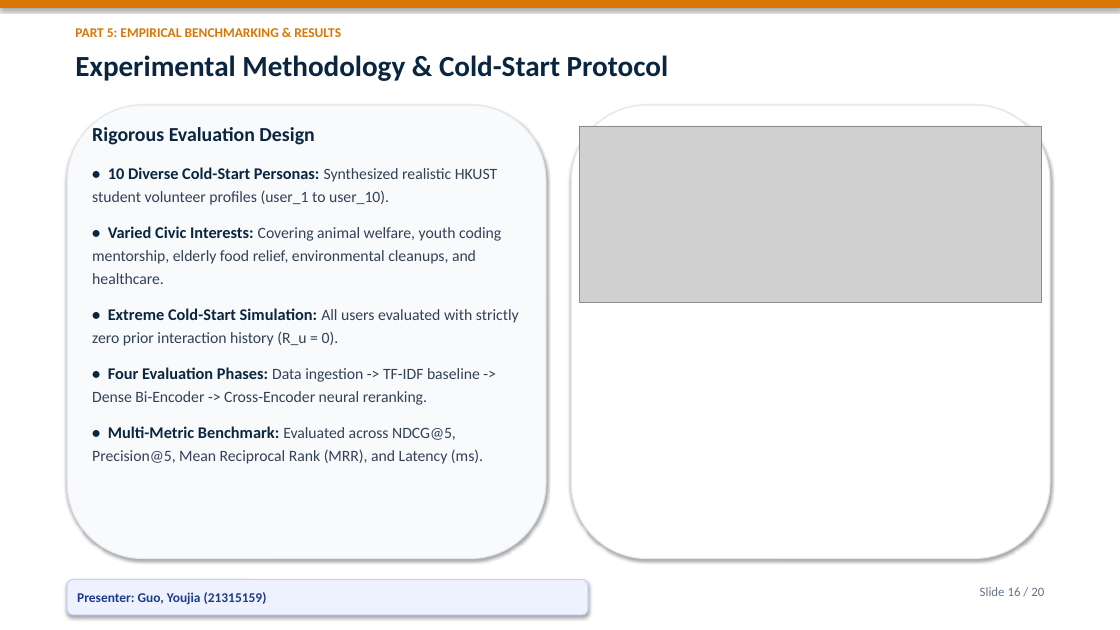
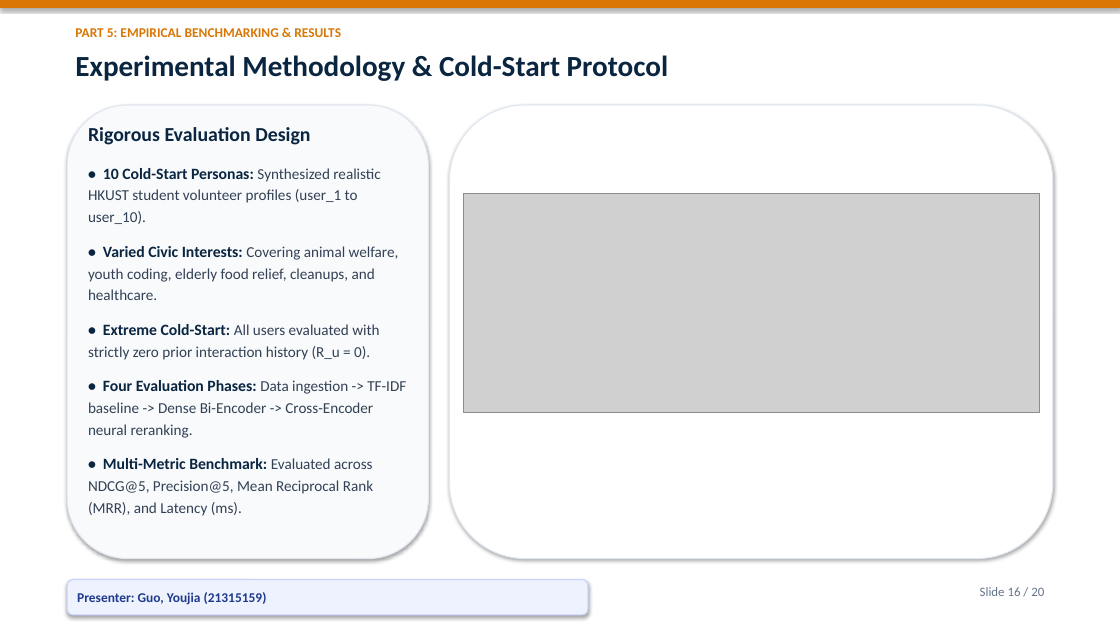
Before and after one commit to Bob8259/CSIT-5210-Group-Project, a slide deck: slide 16 of CSIT5210_Group1_Presentation.pptx. Drawn at 1120x630 pixels with LibreOffice and Linux fonts; fonts in the diff are those of the drawing; grey boxes stand for pictures. Boxes give left, top, right and bottom in pixels: in the first picture for what was removed or moved away, otherwise in the second. Text is boxed around its words. In the diff, an @@ line names an element or a change of style, - is before the commit and + after.

Commit message:
style: maximize presentation diagram sizes, enlarge chart annotations, and expand architecture layouts

```diff
--- a/CSIT5210_Group1_Presentation.pptx
+++ b/CSIT5210_Group1_Presentation.pptx
@@ rounded rectangle: place and size @@
-rounded rectangle at <box>67,105,546,559</box>
+rounded rectangle at <box>67,105,429,559</box>
@@ rounded rectangle: place and size @@
-rounded rectangle at <box>571,105,1050,559</box>
+rounded rectangle at <box>450,105,1053,559</box>
@@ text at <box>88,168,399,360</box>: text changed; size 13.5 to 13 pt @@
-• 10 Diverse Cold-Start Personas: Synthesized realistic HKUST student volunteer profiles (user_1 to user_10).
-• Varied Civic Interests: Covering animal welfare, youth coding mentorship, elderly food relief, environmental cleanups, and healthcare.
-• Extreme Cold-Start Simulation: All users evaluated with strictly zero prior interaction history (R_u = 0).
+• 10 Cold-Start Personas: Synthesized realistic HKUST student volunteer profiles (user_1 to user_10).
+• Varied Civic Interests: Covering animal welfare, youth coding, elderly food relief, cleanups, and healthcare.
+• Extreme Cold-Start: All users evaluated with strictly zero prior interaction history (R_u = 0).
@@ picture: place and size @@
-picture at <box>580,126,1042,302</box>
+picture at <box>464,193,1039,413</box>
@@ text at <box>88,380,406,516</box>: size 14 to 13.5 pt in "• Four Evaluation Phases:", "• Multi-Metric Benchmark:"; size 13.5 to 13 pt in "Data ingestion -> TF-IDF baseline -> Dense ...", "Evaluated across NDCG@5, Precision@5, Mean Reciprocal Rank ..."; less space between paragraphs @@
```
Also in this commit, not shown: 17 other slides changed, 12 other files.
